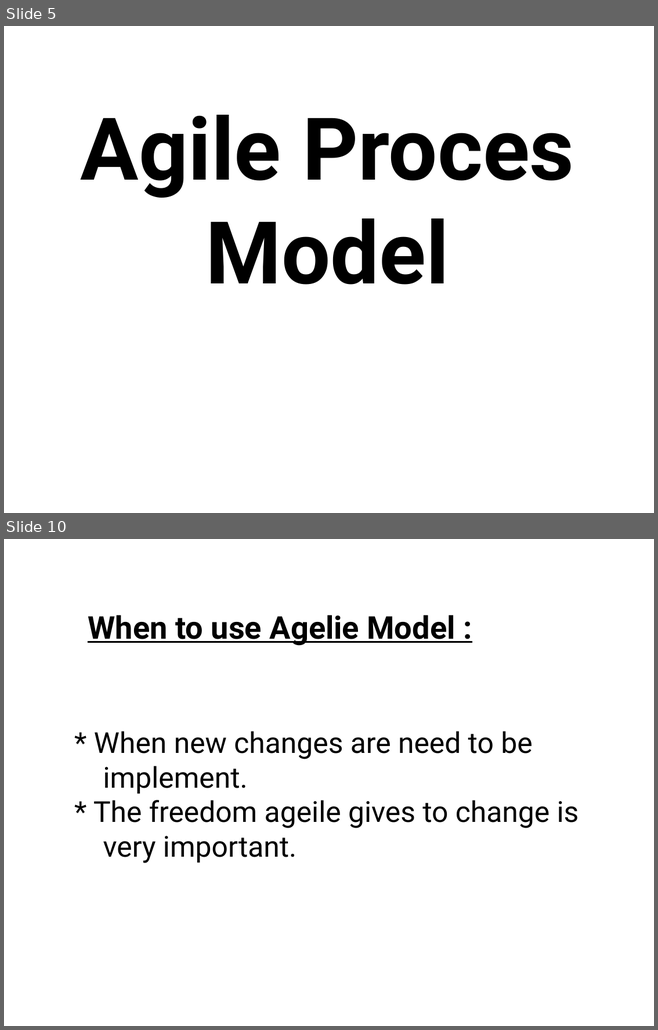
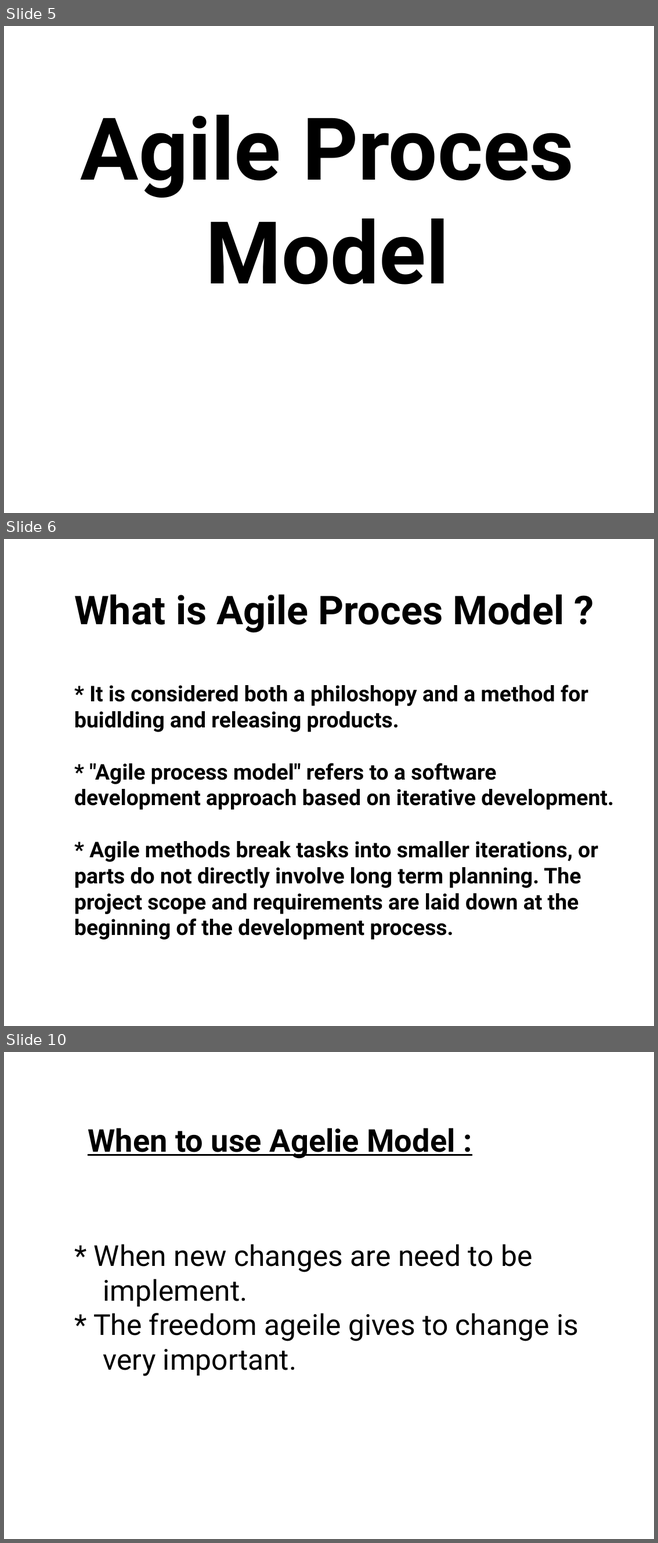
Before and after one commit to jannat-koly/HELLO-WORLD, a slide deck: New-PPT-Presentation-1.ppt. Shown one above the other, each under a label of ours: slides 5 and 10 before the commit, slides 5, 6 and 10 after it; the slides between them are not shown. The pictures are 658x1030 and 658x1543 pixels, drawn with LibreOffice and Linux fonts; fonts in the diff are those of the drawing; background and template pictures are left out. Boxes give left, top, right and bottom in pixels: in the first picture for what was removed or moved away, otherwise in the second. Text is boxed around its words. In the diff, an @@ line names an element or a change of style, - is before the commit and + after.

Commit message:
modified

```diff
--- a/New-PPT-Presentation-1.ppt
+++ b/New-PPT-Presentation-1.ppt
@@ slide 6 added at [4,539,654,1026], background picture (left out) @@
@@ title added at [74,685,614,940], 24 pt, text #000000, bold @@
+What is Agile Proces Model ?
+* It is considered both a philoshopy and a method for buidlding and releasing products.
+* "Agile process model" refers to a software development approach based on iterative development.
+* Agile methods break tasks into smaller iterations, or parts do not directly involve long term planning. The project scope and requirements are laid down at the beginning of the development process.
```
Also in this commit, not shown: 2 other slides added, 3 slides removed.
